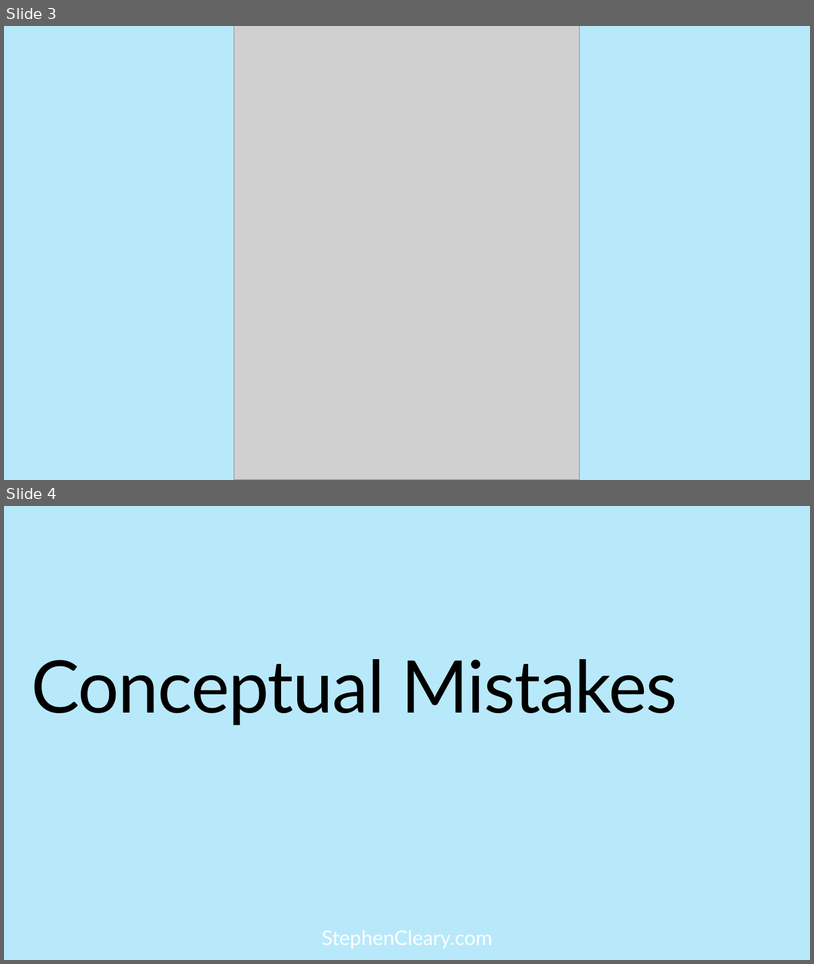
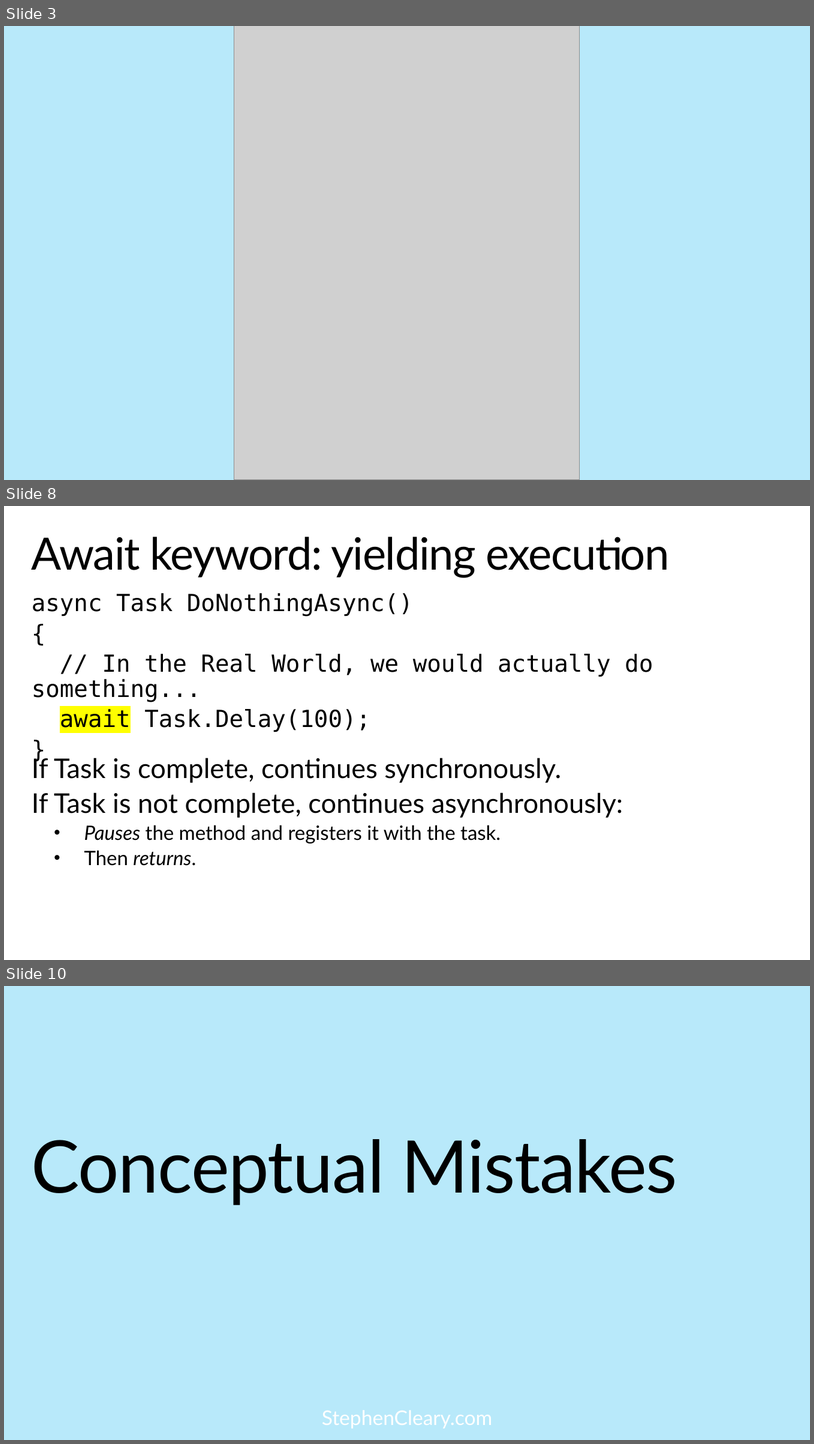
Before and after one commit to StephenCleary/Presentations, a slide deck: Async Pitfalls/Async Pitfalls.pptx. Shown one above the other, each under a label of ours: slides 3 and 4 before the commit, slides 3, 8 and 10 after it; the slides between them are not shown. The pictures are 814x964 and 814x1444 pixels, drawn with LibreOffice and Linux fonts; fonts in the diff are those of the drawing; grey boxes stand for pictures; background and template pictures are left out. Boxes give left, top, right and bottom in pixels: in the first picture for what was removed or moved away, otherwise in the second. Text is boxed around its words. In the diff, an @@ line names an element or a change of style, - is before the commit and + after.

```diff
--- a/Async Pitfalls/Async Pitfalls.pptx
+++ b/Async Pitfalls/Async Pitfalls.pptx
@@ slide 8 added at <box>4,506,810,960</box>, background picture (left out); not listed: 1 template element that a slide beside it also shows @@
@@ title added at <box>32,537,669,578</box>, 52.9 pt, text #000000 @@
+Await keyword: yielding execution
@@ text added at <box>32,593,653,732</box>, 28 pt, text #000000 @@
+async Task DoNothingAsync()
+{
+// In the Real World, we would actually do something...
+await Task.Delay(100);
+}
@@ text added at <box>32,754,623,865</box>, 32.4 pt, text #000000 @@
+If Task is complete, continues synchronously.
+If Task is not complete, continues asynchronously:
+  • Pauses the method and registers it with the task.
+  • Then returns.
@@ what was slide 4 is now slide 10 @@
```
Also in this commit, not shown: 6 slides changed, 7 other slides added, 3 slides removed, 1 other file.
